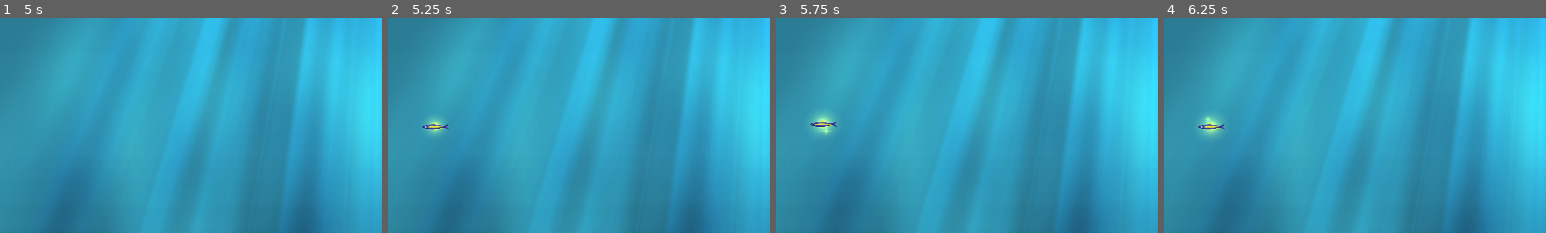
Above: before the commit, frames 1-4 (left to right).
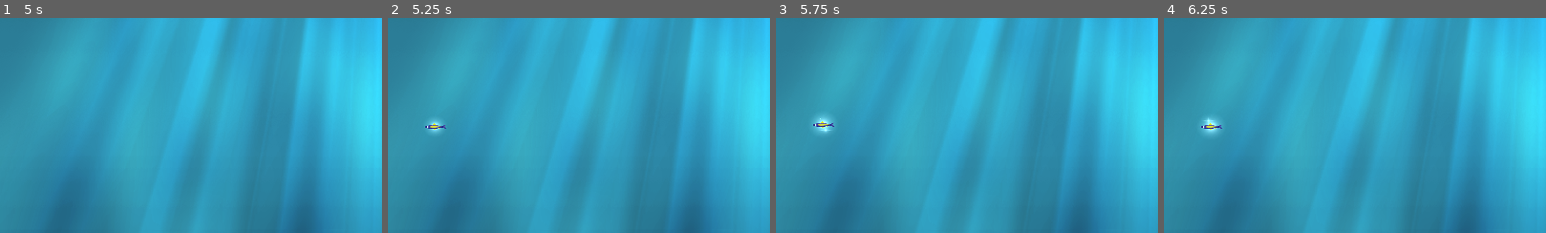
Above: after the commit, the same moments.

Repository: RobinRenggli/godotwildjam41
Game: Godot game, scene res://Ocean.tscn
Two runs of this game, one before a commit and one after it. Both use one fixed random seed, a clock stepped at 60 frames per second and the inputs below. Sound files missing from this copy of the repository are replaced by a short silence.
Inputs (mouse positions are % of the whole screen's width and height, from its top left):
- Up to frame 1 (5 s): tap Enter at 0.5, 2, 3.5 s; move the mouse to (72, 45) at 0.52 s; click (72, 45) at 0.67 s; tap Space at 1.25, 2.75, 4.25 s; move the mouse to (30, 55) at 1.27 s; click (30, 55) at 1.42 s; move the mouse to (60, 28) at 2.02 s; click (60, 28) at 2.17 s; move the mouse to (45, 70) at 2.77 s; click (45, 70) at 2.92 s; move the mouse to (80, 65) at 3.52 s; click (80, 65) at 3.67 s; move the mouse to (20, 35) at 4.27 s; click (20, 35) at 4.42 s
- Up to frame 2 (5.25 s): move the mouse to (55, 50) at 5.02 s; click (55, 50) at 5.17 s
- Up to frame 3 (5.75 s): no input
- Up to frame 4 (6.25 s): move the mouse to (35, 25) at 5.77 s; click (35, 25) at 5.92 s
The pictures show only the part of the screen within x 0-50%, y 26-76%; the shares and areas given below are measured in that part.

Frame 1 is identical in both runs. In frame 2, 0.2% of the frame differs, in the area x 9-16%, y 47-54%; in frame 3, 0.3%, in the area x 9-16%, y 45-55%; in frame 4, 0.3%.

Commit message:
adjusted enemy waves, fixed healing aura

Diff:
--- a/GodotProjectFolder/Currency/Currency.tscn
+++ b/GodotProjectFolder/Currency/Currency.tscn
@@ -90,6 +90,7 @@
 colors = PoolColorArray( 0, 0, 0, 1, 1, 1, 1, 1, 0, 0, 0, 1, 1, 1, 1, 1 )
 
 [node name="Currency" type="Node2D" groups=["Currency"]]
+scale = Vector2( 0.8, 0.8 )
 script = ExtResource( 2 )
 
 [node name="PickupArea" type="Area2D" parent="."]
@@ -113,7 +114,6 @@
 anims/float = SubResource( 3 )
 
 [node name="Flare" type="Sprite" parent="."]
-modulate = Color( 1, 0.913725, 0, 1 )
 material = SubResource( 4 )
 scale = Vector2( 0.0390625, 0.0351562 )
 texture = ExtResource( 4 )
@@ -127,7 +127,6 @@
 emission_rect_extents = Vector2( 10, 10 )
 gravity = Vector2( 0, 0 )
 scale_amount_curve = SubResource( 6 )
-color = Color( 0.921569, 1, 0, 1 )
 color_ramp = SubResource( 7 )
 
 [connection signal="area_entered" from="PickupArea" to="." method="_on_PickupArea_area_entered"]
--- a/GodotProjectFolder/Evolution/Effects/HealingAura.gd
+++ b/GodotProjectFolder/Evolution/Effects/HealingAura.gd
@@ -5,5 +5,4 @@
 func execute(type, velocity):
 	var heal_aura = heal_aura_resource.instance()
 	var creature = get_parent().get_parent()
-	heal_aura.creature = creature
-	get_node("/root/Ocean").add_child(heal_aura)
+	creature.add_child(heal_aura)
--- a/GodotProjectFolder/Evolution/Resources/HealAura.gd
+++ b/GodotProjectFolder/Evolution/Resources/HealAura.gd
@@ -2,7 +2,6 @@
 
 var velocity
 export var heal = 1
-var creature
 onready var healed_creatures = []
 
 func _ready():
@@ -10,7 +9,6 @@
 
 func _physics_process(delta):
 	scale += Vector2(0.1, 0.1)
-	global_position = creature.global_position
 
 func _on_Timer_timeout():
 	self.queue_free()
--- a/GodotProjectFolder/Globals/Overviewer.gd
+++ b/GodotProjectFolder/Globals/Overviewer.gd
@@ -11,6 +11,8 @@
 	if get_tree().get_nodes_in_group("Creatures").size() <= 1:
 		# TODO: got to game over screen
 		get_tree().reload_current_scene()
+		for type in CreatureInfo.creature_map.keys():
+			WaveEffects.effects_per_creature[type] = []
 		CreatureInfo.reset()
 		PlayerStats.reset_currency()
 		wave = 0
--- a/GodotProjectFolder/UtilNodes/EnemySpawner.gd
+++ b/GodotProjectFolder/UtilNodes/EnemySpawner.gd
@@ -2,7 +2,7 @@
 
 var waves = [
 	{
-		"basic": 3
+		"basic": 2
 	},
 	{
 		"barrel": 1
